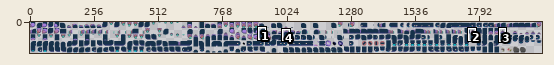
File history of a sprite sheet, public/images/spritesheet.png. Above, an overview of the earlier version with the close-up marked.
Close-up. As it was:
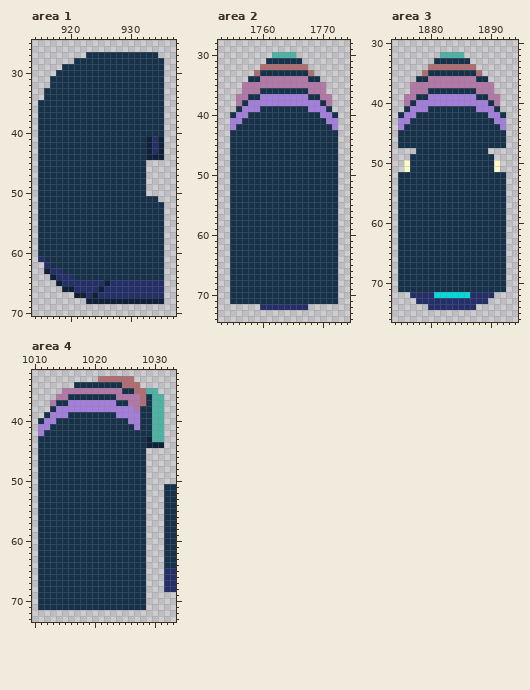
The file is 2040x122 pixels. Colours within 5 levels of each other are drawn and written as one. Shown: area 1: x 914..937, y 25..70; area 2: x 1753..1774, y 28..74; area 3: x 1874..1894, y 30..76; area 4: x 1010..1033, y 32..73. The commit also changed other parts of the picture, which this record leaves out.
New version:
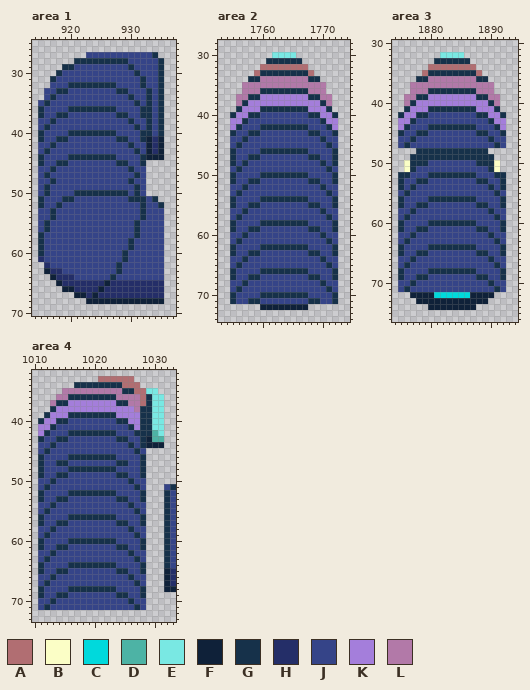
Palette (. is transparent): A #b16e72  B #fbfec6  C #00d9dc  D #4db3a5  E #79e8e3  F #0f2139  G #16314a  H #242e68  J #354488  K #a47edb  L #b279a8
The edit:
Changed rows in their new state; - is an unchanged pixel.
Area 1:
first column x 915:
27 --------JJJJJJJJJJJ--
28 ---------------JJJJJ-
29 ------JJJJJJJJJ-JJJJ-
30 ----JJJJJJJJJJJJ-JJJ-
31 ---JJJJJJJJJJJJJJ-JJ-
32 --JJJ--------JJJJ-JJ-
33 -JJ--JJJJJJJJ--JJJ-J-
34 -J-JJJJJJJJJJJJ-JJ-J-
35 J-JJJJJJJJJJJJJJ-J-J-
36 -JJJJ--------JJJJ--J-
37 -JJ--JJJJJJJJ--JJ--J-
38 JJ-JJJJJJJJJJJJ-JJ-J-
39 J-JJJJJJJJJJJJJJ-J-J-
40 -JJJJ--------JJJJ--J-
41 -JJ--JJJJJJJJ--JJ----
42 JJ-JJJJJJJJJJJJ-JJ---
43 J-JJJJJJJJJJJJJJ-J---
44 -JJJJ--------JJJJ----
45 -JJ--JJJJJJJJ--JJ----
46 JJ-JJJJJJJJJJJJ-JJ---
47 J-JJJJJJJJJJJJJJ-J---
48 JJ-JJJJJJJJJJJJ-JJ---
49 J-JJJJJJJJJJJJJJ-J---
50 J-JJJJ---------J-J---
51 -JJJ--JJJJJJJJJ---J--
52 -JJ-JJJJJJJJJJJJJ-JJ-
53 JJ-JJJJJJJJJJJJJJ-JJJ
54 JJ-JJJJJJJJJJJJJJ-JJJ
55 J-JJJJJJJJJJJJJJ-JJJJ
56 J-JJJJJJJJJJJJJJ-JJJJ
57 -JJJJJJJJJJJJJJJ-JJJJ
58 -JJJJJJJJJJJJJJ-JJJJJ
59 -JJJJJJJJJJJJJJ-JJJJJ
60 -JJJJJJJJJJJJJ-JJJJJJ
61 -JJJJJJJJJJJJJ-JJJJJJ
62 --JJJJJJJJJJJ-JJJJJJJ
63 ----JJJJJJJJJ-JJJJJJJ
64 ------JJJJJJ-JJJJJJJJ
Area 2:
first column x 1762:
30 EEEE
first column x 1755:
40 -----JJJJJJJJ-----
41 ---JJJJJJJJJJJJ---
42 --JJJ--------JJJ--
43 -JJ--JJJJJJJJ--JJ-
44 JJ-JJJJJJJJJJJJ-JJ
45 J-JJJJJJJJJJJJJJ-J
46 -JJJJ--------JJJJ-
47 -JJ--JJJJJJJJ--JJ-
48 -J-JJJJJJJJJJJJ-J-
49 J-JJJJJJJJJJJJJJ-J
50 -JJJJ--------JJJJ-
51 -JJ--JJJJJJJJ--JJ-
52 JJ-JJJJJJJJJJJJ-JJ
53 J-JJJJJJJJJJJJJJ-J
54 -JJJJ--------JJJJ-
55 -JJ--JJJJJJJJ--JJ-
56 JJ-JJJJJJJJJJJJ-JJ
57 J-JJJJJJJJJJJJJJ-J
58 -JJJJ--------JJJJ-
59 -JJ--JJJJJJJJ--JJ-
60 JJ-JJJJJJJJJJJJ-JJ
61 J-JJJJJJJJJJJJJJ-J
62 -JJJJ--------JJJJ-
63 -JJ--JJJJJJJJ--JJ-
64 JJ-JJJJJJJJJJJJ-JJ
65 J-JJJJJJJJJJJJJJ-J
66 -JJJJ--------JJJJ-
67 -JJ--JJJJJJJJ--JJ-
68 JJ-JJJJJJJJJJJJ-JJ
69 J-JJJJJJJJJJJJJJ-J
70 -JJJJ--------JJJJ-
71 -JJ--JJJJJJJJ--JJ-
72 -----FFFFFFFF-----
Area 3:
first column x 1882:
32 EEEE
first column x 1875:
42 -----JJJJJJJJ-----
43 ---JJJJJJJJJJJJ---
44 --JJJ--------JJJ--
45 -JJ--JJJJJJJJ--JJ-
46 JJ-JJJJJJJJJJJJ-JJ
47 J-JJJJJJJJJJJJJJ-J
50 -----JJJJJJJJ-----
51 ---JJJJJJJJJJJJ---
52 --JJJ--------JJJ--
53 -JJ--JJJJJJJJ--JJ-
54 -J-JJJJJJJJJJJJ-J-
55 J-JJJJJJJJJJJJJJ-J
56 -JJJJ--------JJJJ-
57 -JJ--JJJJJJJJ--JJ-
58 JJ-JJJJJJJJJJJJ-JJ
59 J-JJJJJJJJJJJJJJ-J
60 -JJJJ--------JJJJ-
61 -JJ--JJJJJJJJ--JJ-
62 JJ-JJJJJJJJJJJJ-JJ
63 J-JJJJJJJJJJJJJJ-J
64 -JJJJ--------JJJJ-
65 -JJ--JJJJJJJJ--JJ-
66 JJ-JJJJJJJJJJJJ-JJ
67 J-JJJJJJJJJJJJJJ-J
68 -JJJJ--------JJJJ-
69 -JJ--JJJJJJJJ--JJ-
70 JJ-JJJJJJJJJJJJ-JJ
71 J-JJJJJJJJJJJJJJ-J
72 --FFFF------FFFF--
73 ---FFFFFFFFFFFF---
74 -----FFFFFFFF-----
Area 4:
first column x 1011:
35 ------------------EE---
36 -------------------EE--
37 -------------------EE--
38 -------------------EE--
39 -------------------EE--
40 -----JJJJJJJJ------EE--
41 ---JJJJJJJJJJJJ----EE--
42 --JJJ--------JJJ----E--
43 -JJ--JJJJJJJJ--JJ------
44 JJ-JJJJJJJJJJJJ-J------
45 J-JJJJJJJJJJJJJJ-J-----
46 -JJJJ--------JJJJ------
47 -JJ--JJJJJJJJ--JJ------
48 -JJJJ--------JJJJ------
49 -JJ--JJJJJJJJ--JJ------
50 JJ-JJJJJJJJJJJJ-JJ-----
51 J-JJJJJJJJJJJJJJ-J---J-
52 -JJJJ--------JJJJ-----J
53 -JJ--JJJJJJJJ--JJ-----J
54 JJ-JJJJJJJJJJJJ-JJ----J
55 J-JJJJJJJJJJJJJJ-J----J
56 -JJJJ--------JJJJ-----J
57 -JJ--JJJJJJJJ--JJ-----J
58 JJ-JJJJJJJJJJJJ-JJ----J
59 J-JJJJJJJJJJJJJJ-J----J
60 -JJJJ--------JJJJ-----J
61 -JJ--JJJJJJJJ--JJ-----J
62 JJ-JJJJJJJJJJJJ-JJ----J
63 J-JJJJJJJJJJJJJJ-J----J
64 -JJJJ--------JJJJ-----J
65 -JJ--JJJJJJJJ--JJ----F-
66 JJ-JJJJJJJJJJJJ-JJ---F-
67 J-JJJJJJJJJJJJJJ-J---F-
68 -JJJJ--------JJJJ----FF
69 -JJ--JJJJJJJJ--JJ------
70 JJ-JJJJJJJJJJJJ-JJ-----
71 J-JJJJJJJJJJJJJJ-J-----
Where, in picture pixels (left, top, right, bottom), the same in both close-ups:
changed: (38, 52, 164, 280)
changed: (272, 52, 296, 58)
changed: (230, 112, 338, 310)
changed: (440, 52, 464, 58)
changed: (398, 112, 506, 310)
changed: (38, 388, 176, 610)
